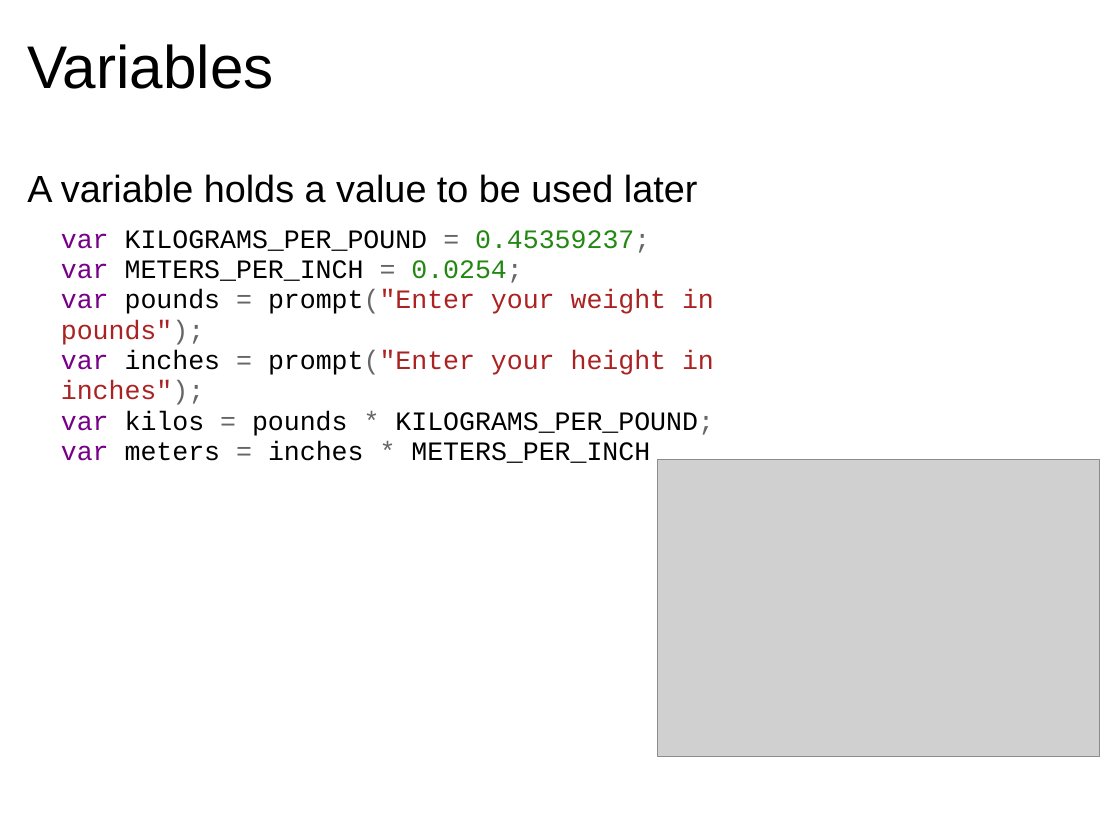
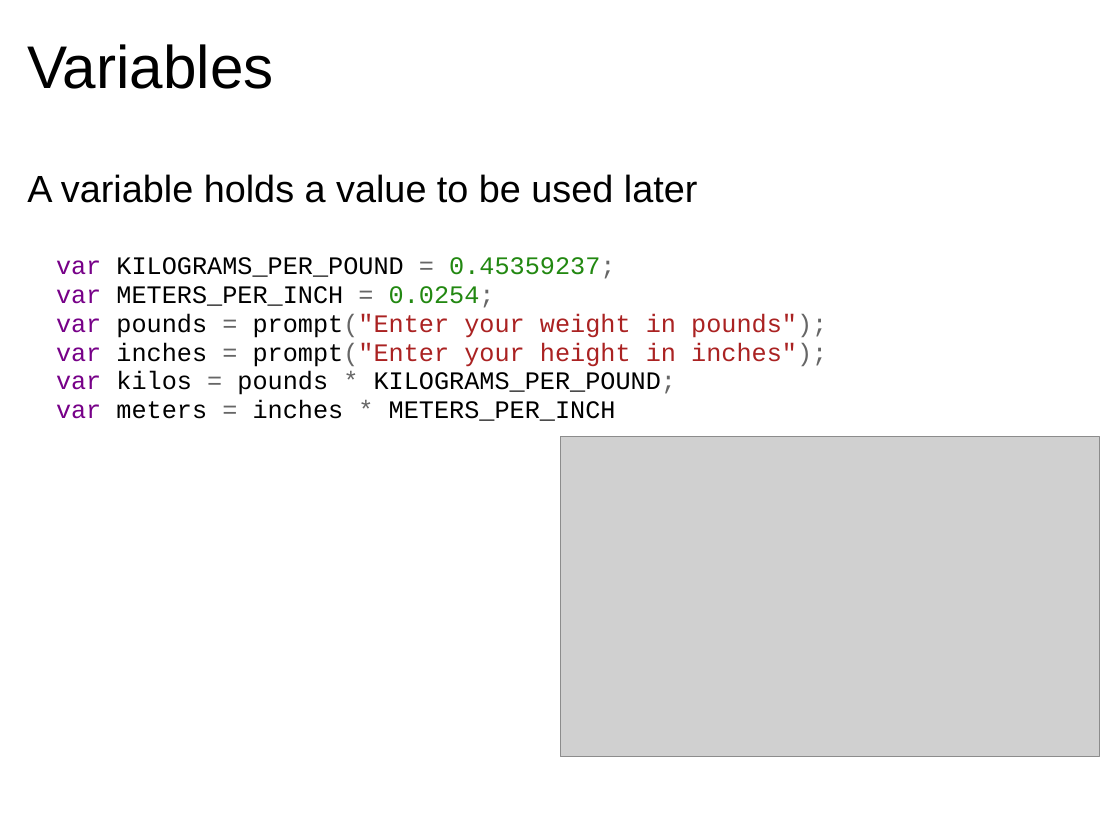
Before and after one commit to dondi/javascript-book, a slide deck: slide 20 of presentations/Chapter_2_Presentation.ppt. Drawn at 1120x840 pixels with LibreOffice and Linux fonts; fonts in the diff are those of the drawing; grey boxes stand for pictures; background and template pictures are left out. Boxes give left, top, right and bottom in pixels: in the first picture for what was removed or moved away, otherwise in the second. Text is boxed around its words. In the diff, an @@ line names an element or a change of style, - is before the commit and + after.

```diff
--- a/presentations/Chapter_2_Presentation.ppt
+++ b/presentations/Chapter_2_Presentation.ppt
@@ text "var KILOGRAMS_PER_POUND = 0.45359237; var ...": place and size @@
-text "var KILOGRAMS_PER_POUND = 0.45359237; var ..." at (61,230,714,463)
+text "var KILOGRAMS_PER_POUND = 0.45359237; var ..." at (56,257,827,421)
@@ text "var KILOGRAMS_PER_POUND = 0.45359237; var ..." at (56,257,827,421): size 19 to 18 pt @@
@@ picture: place and size @@
-picture at (658,460,1100,757)
+picture at (561,437,1100,756)
```
Also in this commit, not shown: 15 other slides changed.
